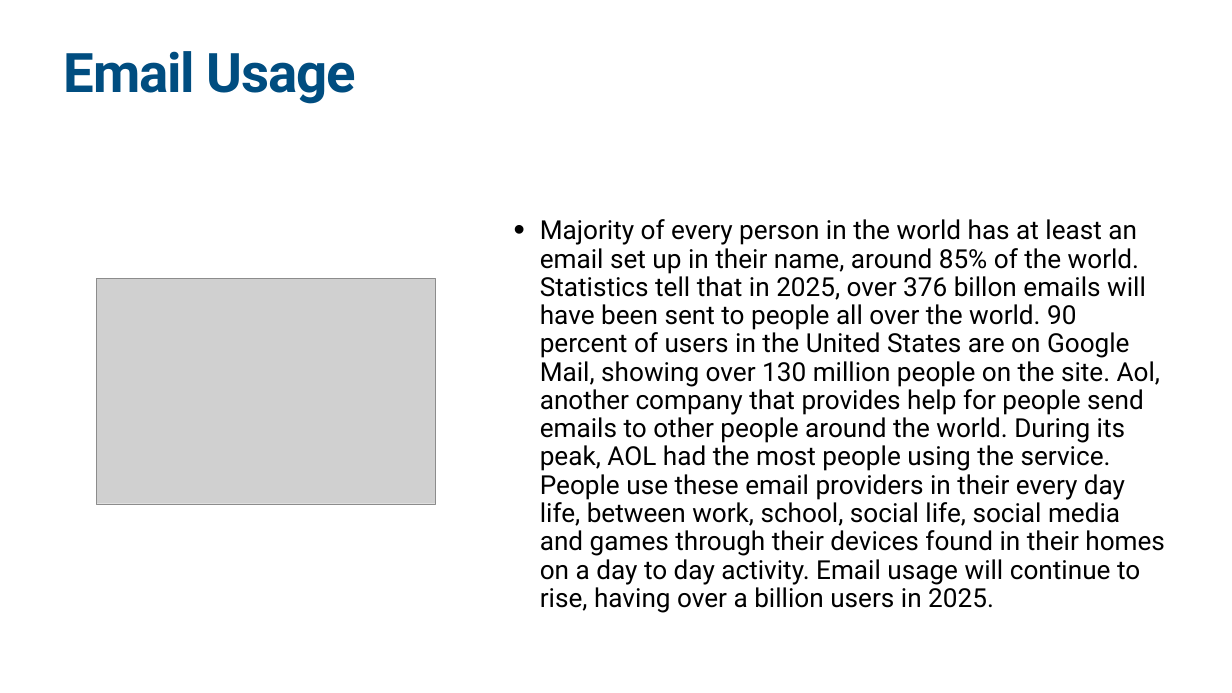
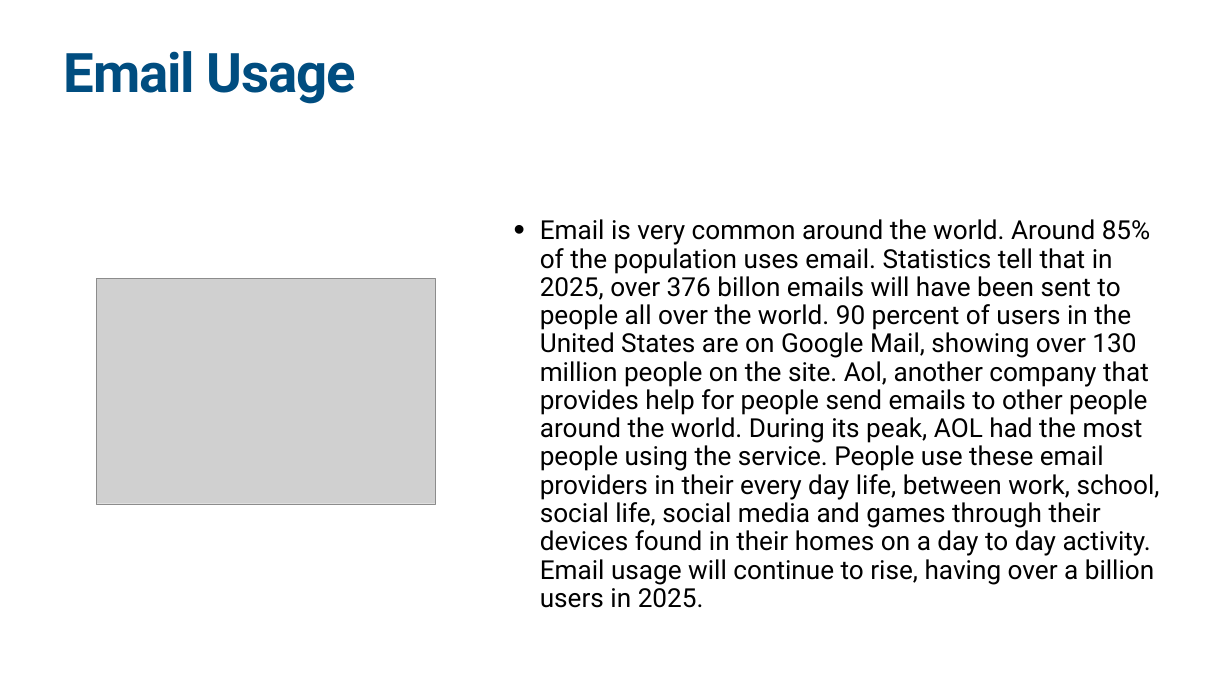
Before and after one commit to Jake-guerrero/Email-Usage, a slide deck: slide 2 of Email Usage.pptx. Drawn at 1232x693 pixels with LibreOffice and Linux fonts; fonts in the diff are those of the drawing; grey boxes stand for pictures. Boxes give left, top, right and bottom in pixels: in the first picture for what was removed or moved away, otherwise in the second. Text is boxed around its words. In the diff, an @@ line names an element or a change of style, - is before the commit and + after.

```diff
--- a/Email Usage.pptx
+++ b/Email Usage.pptx
@@ text at [540,219,1160,608]: text changed @@
-• Majority of every person in the world has at least an email set up in their name, around 85% of the world. Statistics tell that in 2025, over 376 billon emails will have been sent to people all over the world. 90 percent of users in the United States are on Google Mail, showing over 130 million people on the site. Aol, another company that provides help for people send emails to other people around the world. During its peak, AOL had the most people using the service. People use these email providers in their every day life, between work, school, social life, social media and games through their devices found in their homes on a day to day activity. Email usage will continue to rise, having over a billion users in 2025.
+• Email is very common around the world. Around 85% of the population uses email. Statistics tell that in 2025, over 376 billon emails will have been sent to people all over the world. 90 percent of users in the United States are on Google Mail, showing over 130 million people on the site. Aol, another company that provides help for people send emails to other people around the world. During its peak, AOL had the most people using the service. People use these email providers in their every day life, between work, school, social life, social media and games through their devices found in their homes on a day to day activity. Email usage will continue to rise, having over a billion users in 2025.
```
Also in this commit, not shown: 1 other slide changed.
